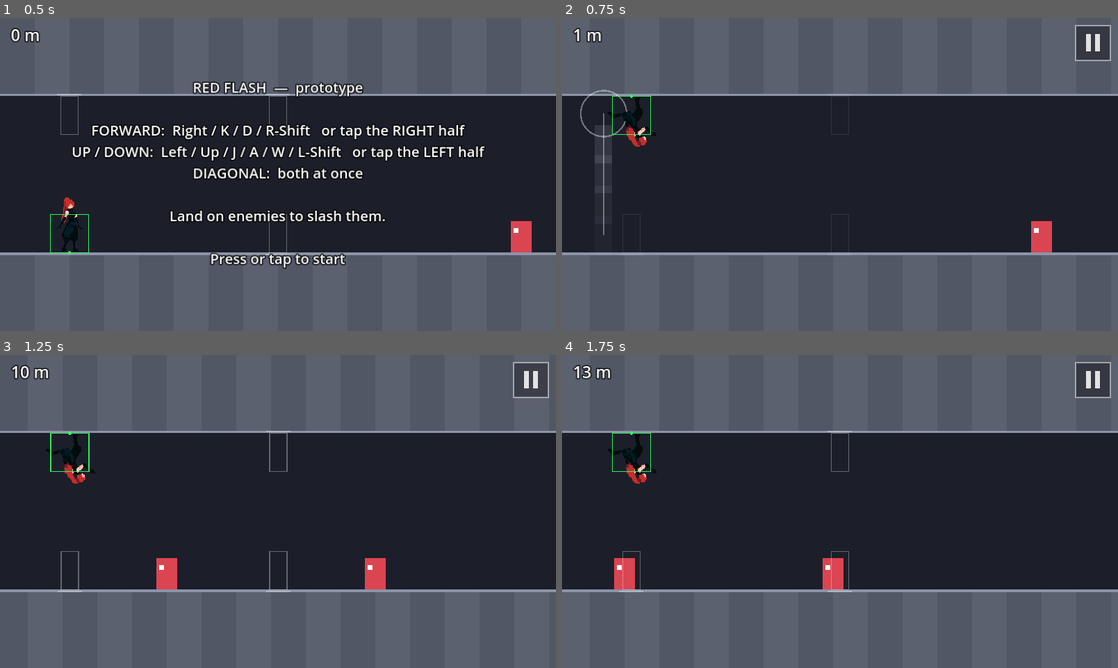
Above: before the commit, frames 1-4 (two rows, left to right).
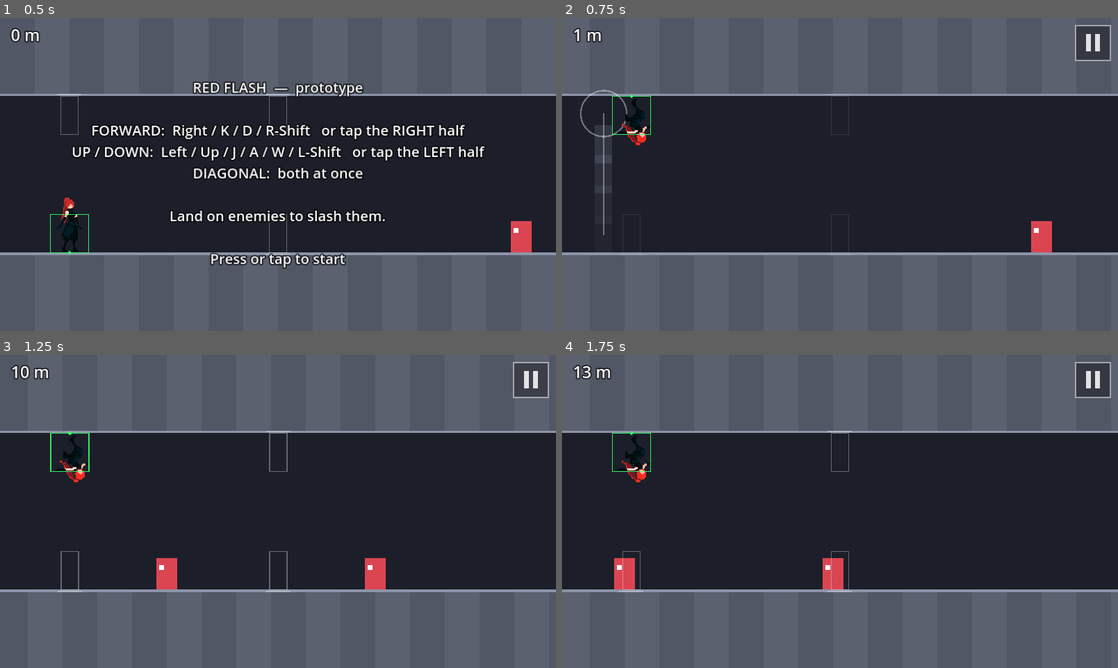
Above: after the commit, the same moments.

Repository: fredsbreads/game-off
Game: Godot game, scene res://scenes/main.tscn
The game is run twice, just before and just after one commit, with the same random seed, the same clock (stepped at 60 frames per second) and the same inputs.
Inputs (mouse positions are in pixels of both pictures, inside the frame that each line leads up to):
- Up to frame 1 (0.5 s): no input
- Up to frame 2 (0.75 s): tap Enter at 0.5 s; move the mouse to (962, 158) at 0.52 s; hold K (tp_forward) from 0.53 s (still down); hold J (tp_vertical) from 0.53 s (still down); click (962, 158) at 0.67 s
- Up to frame 3 (1.25 s): keep holding K (tp_forward); keep holding J (tp_vertical)
- Up to frame 4 (1.75 s): move the mouse to (728, 527) at 1.27 s; release K (tp_forward) at 1.28 s; release J (tp_vertical) at 1.28 s; tap Shift at 1.35 s

Frame 1 is identical in both runs. In frame 2, 0.4% of the frame differs, in the area x 8-17%, y 25-42%; in frame 3, 0.4%; in frame 4, 0.4%.

Commit message:
New run animation (katana on her back) from the Piskel file

Diff:
--- a/scripts/player.gd
+++ b/scripts/player.gd
@@ -9,17 +9,20 @@
 const SHOW_HITBOX := true
 
 const SHEET := preload("res://assets/sprites/kunoichi.png")
+# The run cycle is its own 6-frame strip (with the katana on her back).
+const RUN_SHEET := preload("res://assets/sprites/kunoichi_run.png")
 const FRAME := Vector2i(96, 96)
 # Where her feet are inside a 96x96 frame: this point sits on the floor.
 const FEET := Vector2(47, 88)
+const RUN_FEET := Vector2(47, 86)   # the run strip's feet sit 2 px higher
 # Drawn size: 1.5 = each art pixel is 1.5 game units (she's ~100 units tall).
 # Purely visual; the hitbox below is set by the rules, not the art.
 const SPRITE_SCALE := 1.5
-# [row on the sheet, frame count, frames per second, loop]
+# [sheet, row on the sheet, frame count, frames per second, loop, feet]
 const ANIMS := {
-	"idle": [0, 6, 8.0, true],
-	"run": [2, 6, 12.0, true],
-	"fall": [5, 3, 10.0, true],
+	"idle": [SHEET, 0, 6, 8.0, true, FEET],
+	"run": [RUN_SHEET, 0, 6, 12.0, true, RUN_FEET],
+	"fall": [SHEET, 5, 3, 10.0, true, FEET],
 }
 
 const MARKER_READY := Color(1, 1, 1, 0.32)
@@ -48,10 +51,9 @@
 	_sprite = AnimatedSprite2D.new()
 	_sprite.sprite_frames = _build_frames()
 	_sprite.centered = false
-	_sprite.offset = -FEET
 	_sprite.scale = Vector2(SPRITE_SCALE, SPRITE_SCALE)
 	_sprite.texture_filter = CanvasItem.TEXTURE_FILTER_NEAREST
-	_sprite.play("idle")
+	_play("idle")
 	add_child(_sprite)
 
 	# Drawn after (on top of) the sprite.
@@ -66,20 +68,27 @@
 	for anim in ANIMS:
 		var spec: Array = ANIMS[anim]
 		frames.add_animation(anim)
-		frames.set_animation_speed(anim, spec[2])
-		frames.set_animation_loop(anim, spec[3])
-		for i in int(spec[1]):
+		frames.set_animation_speed(anim, spec[3])
+		frames.set_animation_loop(anim, spec[4])
+		for i in int(spec[2]):
 			var tex := AtlasTexture.new()
-			tex.atlas = SHEET
-			tex.region = Rect2(Vector2(i * FRAME.x, int(spec[0]) * FRAME.y), Vector2(FRAME))
+			tex.atlas = spec[0]
+			tex.region = Rect2(Vector2(i * FRAME.x, int(spec[1]) * FRAME.y), Vector2(FRAME))
 			frames.add_frame(anim, tex)
 	return frames
+
+
+## Play an animation with its own foot anchor.
+func _play(anim: String) -> void:
+	var feet: Vector2 = ANIMS[anim][5]
+	_sprite.offset = -feet
+	_sprite.play(anim)
 
 
 func die(_kind: String) -> void:
 	alive = false
 	_death_velocity = Vector2(-220, -420)
-	_sprite.play("fall")
+	_play("fall")
 
 
 func animate_death(delta: float) -> void:
@@ -97,7 +106,7 @@
 	if alive:
 		var want := "run" if running else "idle"
 		if _sprite.animation != want:
-			_sprite.play(want)
+			_play(want)
 	_sprite.speed_scale = 0.0 if frozen else 1.0
 
 	queue_redraw()
Binary file added: assets/sprites/kunoichi_run.png
Not shown, added: assets/sprites/kunoichi_run.png.import
